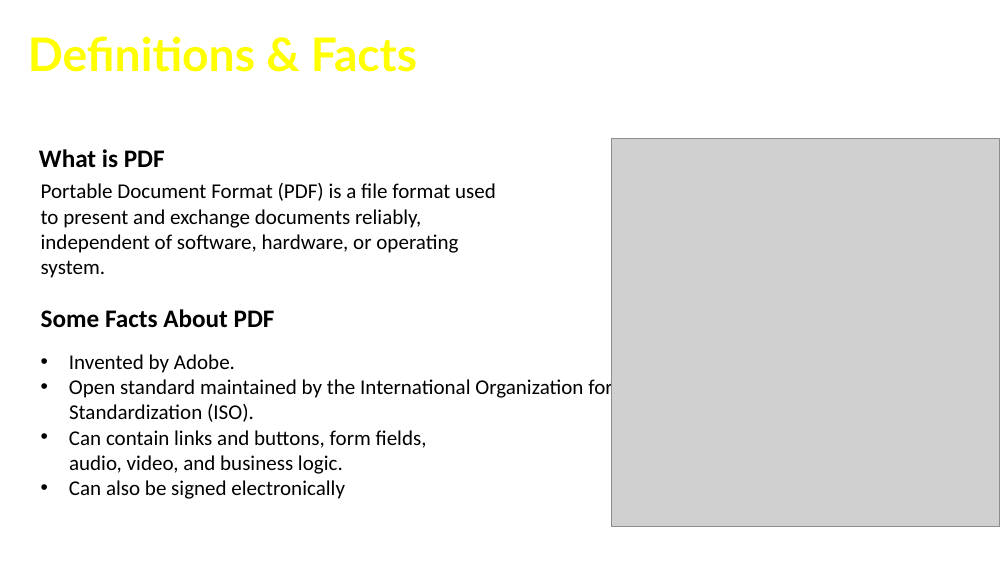
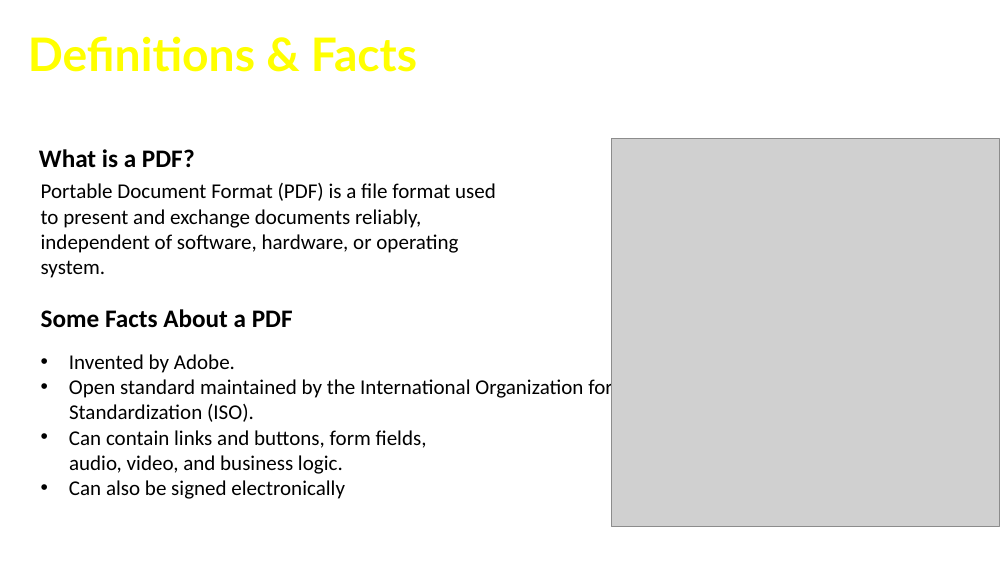
Before and after one commit to cfclick/CFSummit2016, a slide deck: slide 3 of powerpoint/SmartPDF/Don't Just PDF.pptx. Drawn at 1008x567 pixels with LibreOffice and Linux fonts; fonts in the diff are those of the drawing; grey boxes stand for pictures; background and template pictures are left out. Boxes give left, top, right and bottom in pixels: in the first picture for what was removed or moved away, otherwise in the second. Text is boxed around its words. In the diff, an @@ line names an element or a change of style, - is before the commit and + after.

```diff
--- a/powerpoint/SmartPDF/Don't Just PDF.pptx
+++ b/powerpoint/SmartPDF/Don't Just PDF.pptx
@@ text at <box>39,149,195,168</box>: text changed @@
-What is PDF
+What is a PDF?
@@ text at <box>41,309,293,328</box>: text changed @@
-Some Facts About PDF
+Some Facts About a PDF
```
Also in this commit, not shown: 7 other slides changed, 1 other file.
